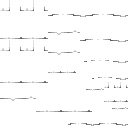
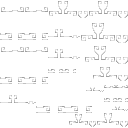
Layers edited between the first and the second 128×128 image:
added layer "flow" in group "trims" over [0, 0, 128, 127]
hid "wild" over [0, 0, 128, 127]
